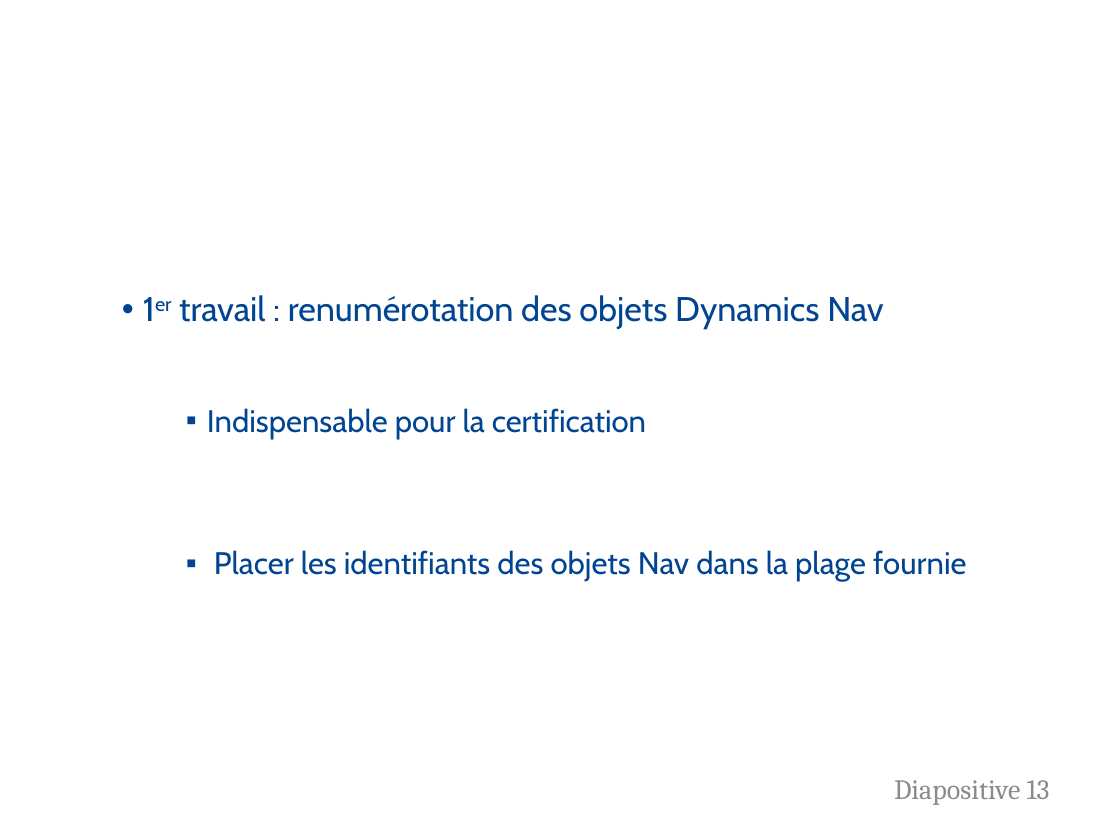
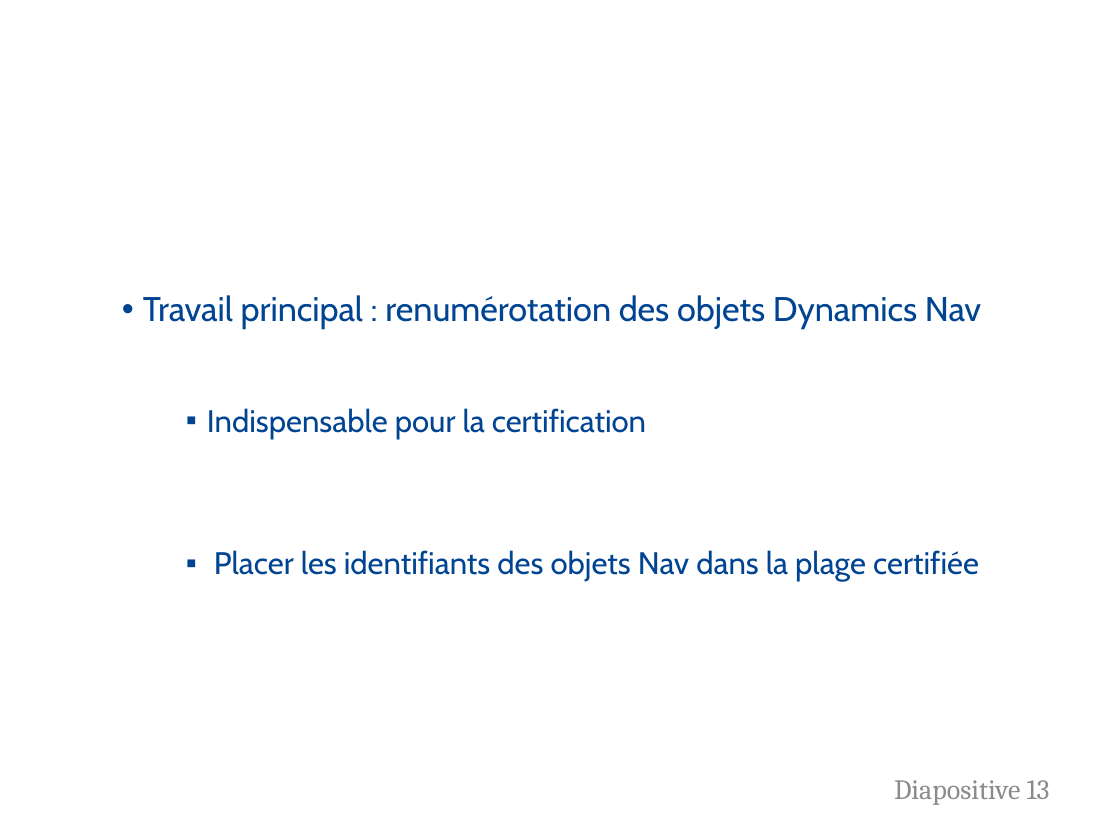
Before and after one commit to FlorentALAPETITE/Rapport_Stage_2017, a slide deck: slide 13 of Soutenance_Stage.pptx. Drawn at 1120x840 pixels with LibreOffice and Linux fonts; fonts in the diff are those of the drawing; background and template pictures are left out. Boxes give left, top, right and bottom in pixels: in the first picture for what was removed or moved away, otherwise in the second. Text is boxed around its words. In the diff, an @@ line names an element or a change of style, - is before the commit and + after.

```diff
--- a/Soutenance_Stage.pptx
+++ b/Soutenance_Stage.pptx
@@ text at <box>143,295,981,330</box>: text changed @@
-• 1er travail : renumérotation des objets Dynamics Nav
+• Travail principal : renumérotation des objets Dynamics Nav
@@ text at <box>214,550,979,582</box>: text changed @@
-  ▪ Placer les identifiants des objets Nav dans la plage fournie
+  ▪ Placer les identifiants des objets Nav dans la plage certifiée
```
Also in this commit, not shown: 5 other slides changed, 3 slides added, 4 slides removed, 6 other files.
